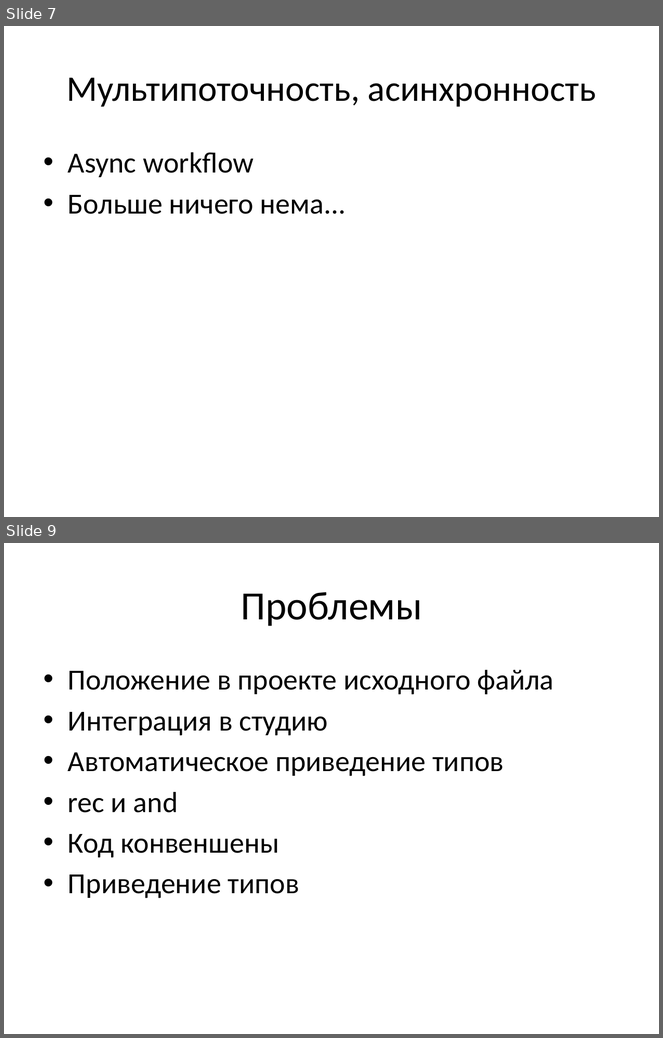
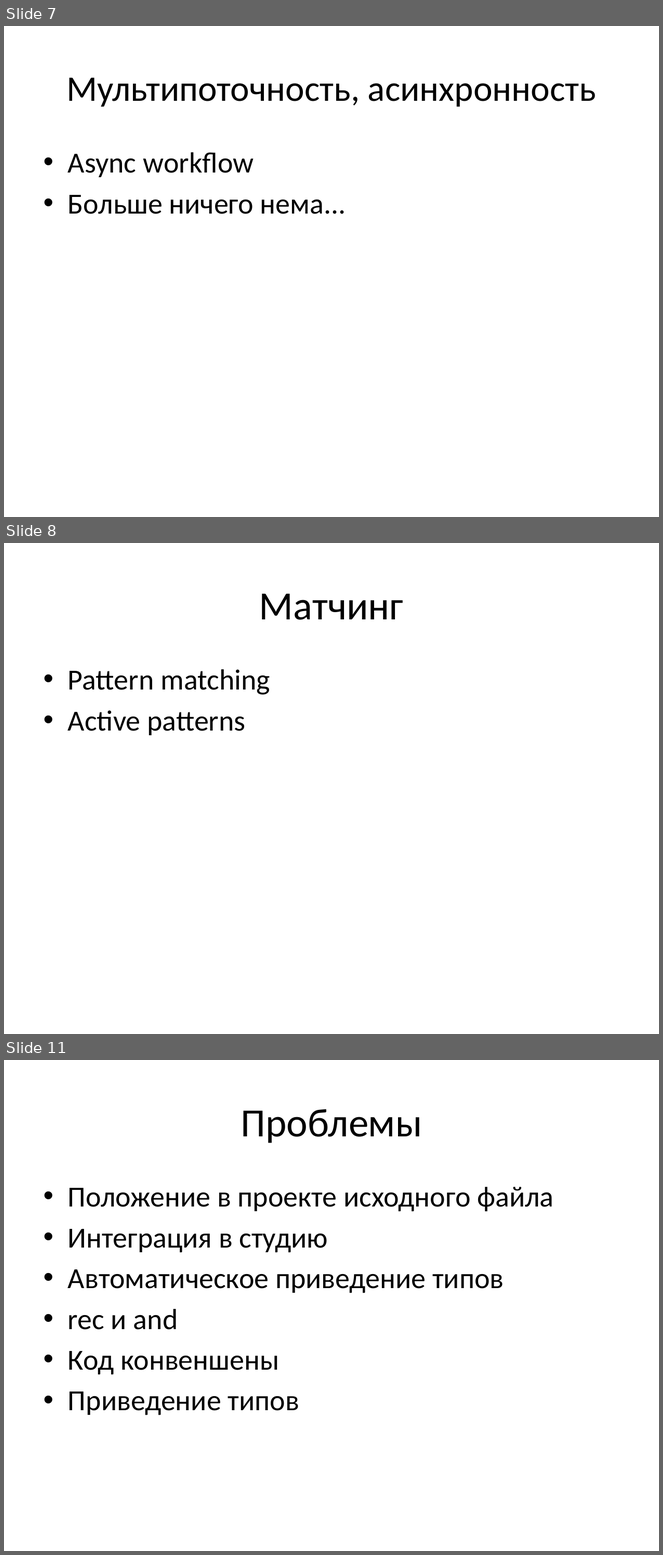
Before and after one commit to chaliy/my_talks, a slide deck: NormalFSharp/NormalFSharp.pptx. Shown one above the other, each under a label of ours: slides 7 and 9 before the commit, slides 7, 8 and 11 after it; the slides between them are not shown. The pictures are 663x1038 and 663x1555 pixels, drawn with LibreOffice and Linux fonts; fonts in the diff are those of the drawing. Boxes give left, top, right and bottom in pixels: in the first picture for what was removed or moved away, otherwise in the second. Text is boxed around its words. In the diff, an @@ line names an element or a change of style, - is before the commit and + after.

```diff
--- a/NormalFSharp/NormalFSharp.pptx
+++ b/NormalFSharp/NormalFSharp.pptx
@@ slide 8 added at <box>4,543,659,1034</box>, background #FFFFFF @@
@@ title added at <box>259,593,404,620</box>, 44 pt, text #000000 @@
+Матчинг
@@ text added at <box>68,669,270,735</box>, 32 pt, text #000000 @@
+• Pattern matching
+• Active patterns
@@ what was slide 9 is now slide 11 @@
```
Also in this commit, not shown: 2 slides changed, 1 other slide added, 2 other files.
